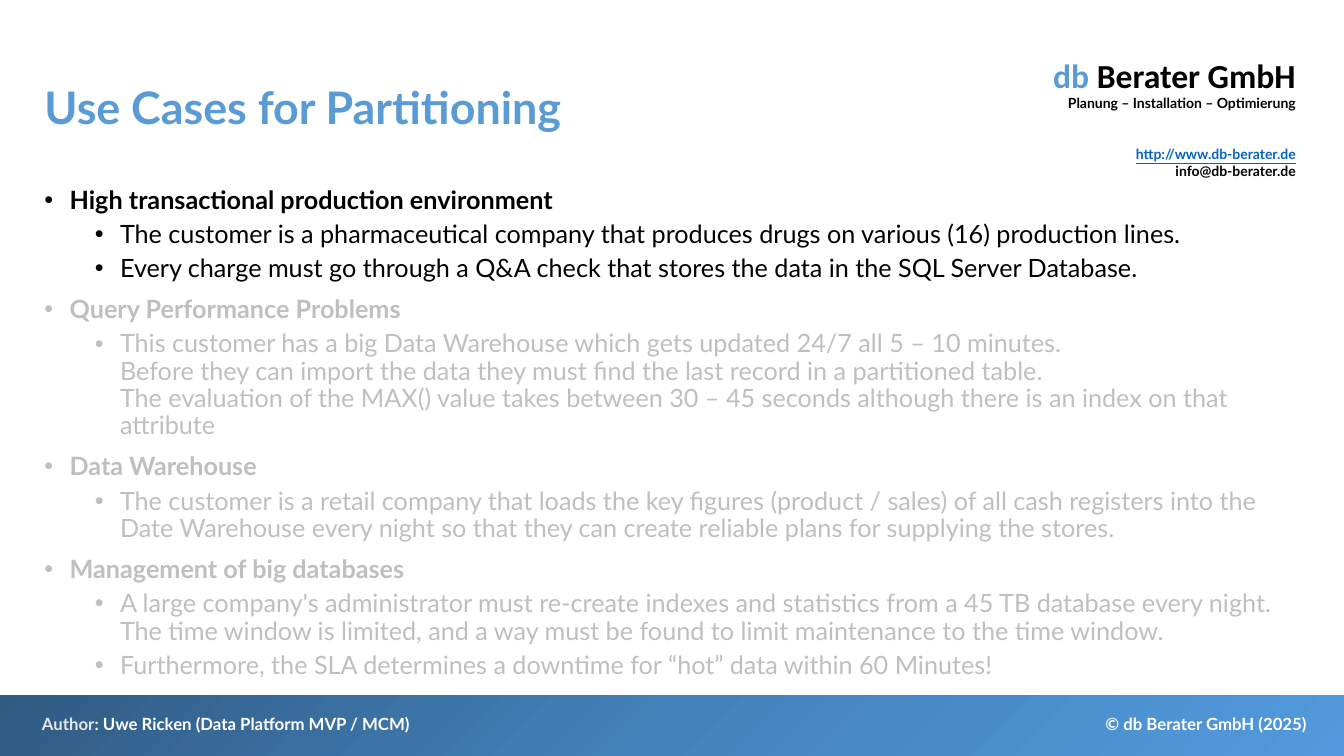
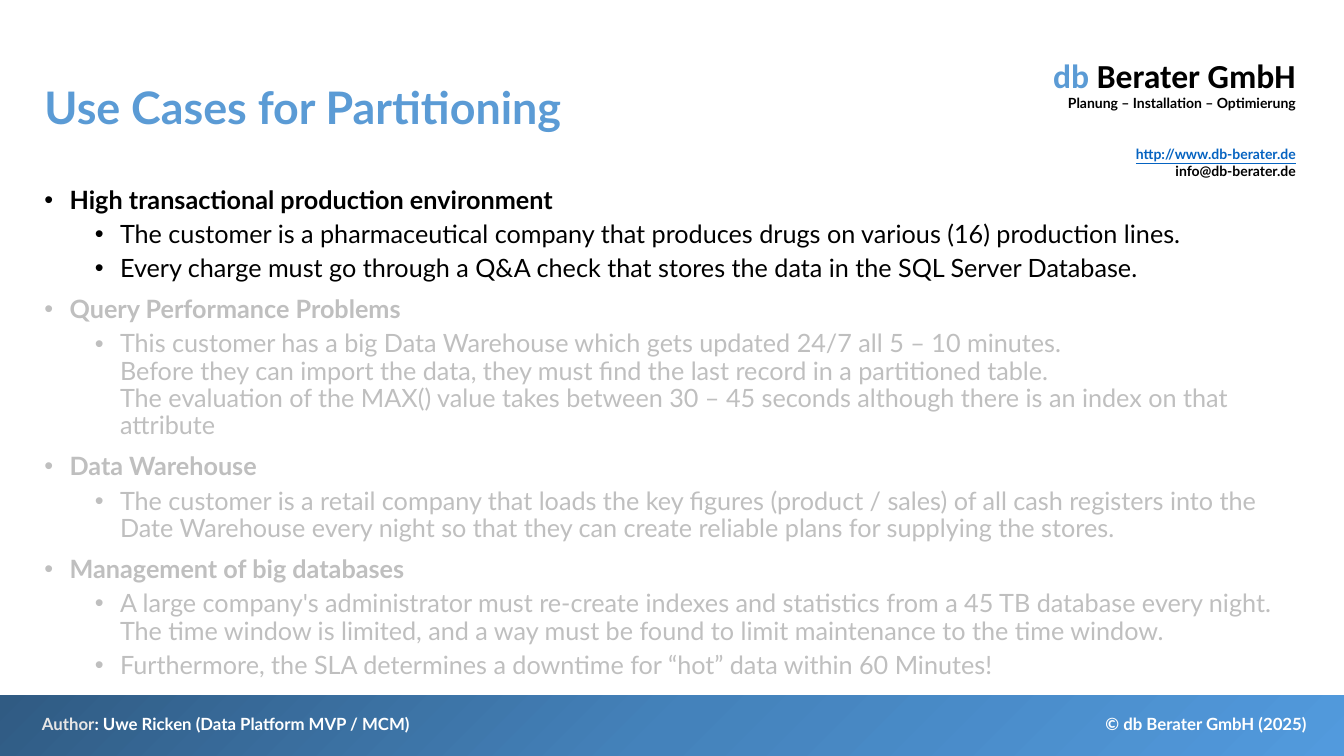
Before and after one commit to db-berater/SQL-Server-Partitioning-for-Data-Management, a slide deck: slide 6 of 01 - Documents and Preparation/SQL Server Partitioning - Speed up your workload.pptx. Drawn at 1344x756 pixels with LibreOffice and Linux fonts; fonts in the diff are those of the drawing. Boxes give left, top, right and bottom in pixels: in the first picture for what was removed or moved away, otherwise in the second. Text is boxed around its words. In the diff, an @@ line names an element or a change of style, - is before the commit and + after.

```diff
--- a/01 - Documents and Preparation/SQL Server Partitioning - Speed up your workload.pptx
+++ b/01 - Documents and Preparation/SQL Server Partitioning - Speed up your workload.pptx
@@ text at bbox=[120, 334, 1227, 434]: text changed @@
-  • This customer has a big Data Warehouse which gets updated 24/7 all 5 – 10 minutes.
-    Before they can import the data they must find the last record in a partitioned table.
-    The evaluation of the MAX() value takes between 30 – 45 seconds although there is an index on that attribute
+  • This customer has a big Data Warehouse which gets updated 24/7 all 5 – 10 minutes.
+    Before they can import the data, they must find the last record in a partitioned table.
+    The evaluation of the MAX() value takes between 30 – 45 seconds although there is an index on that attribute
```
Also in this commit, not shown: 2 other slides changed, 7 slides added, 6 other files.
